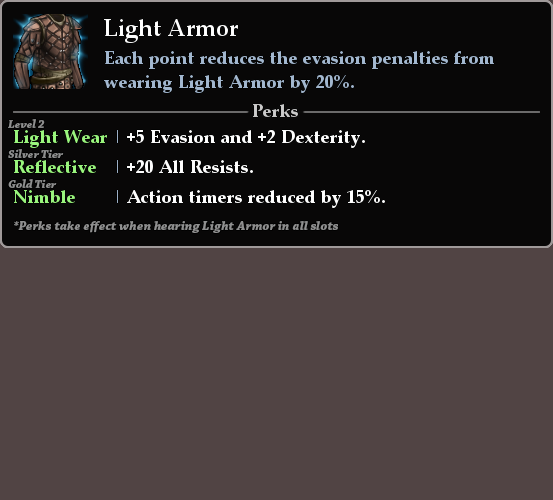
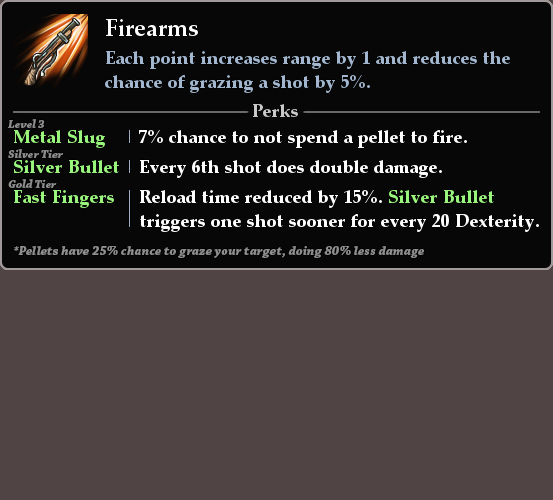
Layer changes from the first 553 x 500 image to the second:
hid group "Light Armor" (11 layers) over [2, 14, 551, 246]
showed group "Firearm" (12 layers) over [2, 14, 551, 268]
